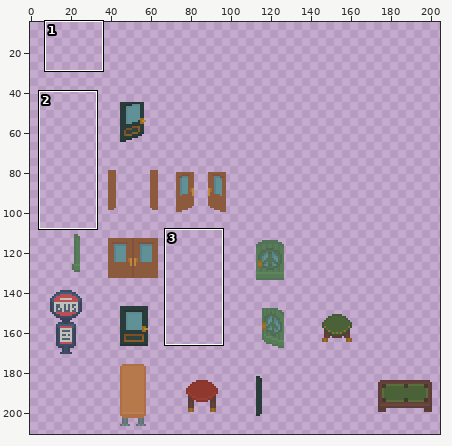
Two states of a sprite sheet, assets/sprite-atlases/interactable.png. Above: a wide view before the commit, with the close-up outlined.
Close-up. Earlier state:
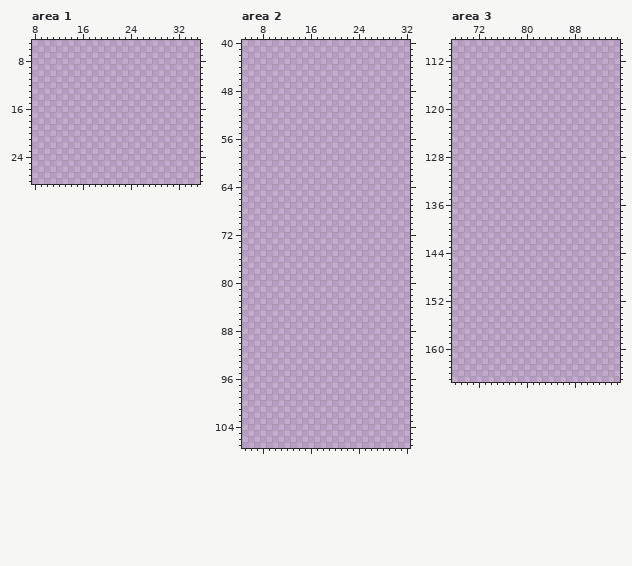
The file is 256x256 pixels. Colours within 5 levels of each other are drawn and written as one. Shown: area 1: x 8..35, y 5..28; area 2: x 5..32, y 40..107; area 3: x 68..95, y 109..165. The old version is drawn lined up with the new one. The wide view leaves out empty margins. The commit also changed other parts of the picture, which this record leaves out.
And afterwards:
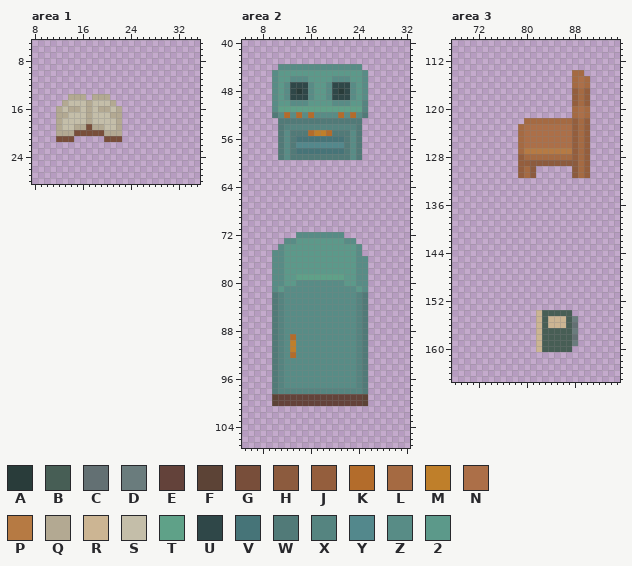
Palette (. is transparent): A #293c3a  B #475e55  C #637073  D #6a7c7d  E #63423a  F #5c4336  G #784e3a  H #8c5b3e  J #945e3d  K #b36c2b  L #a56a42  M #bf7f2a  N #ac6f48  P #b67a43  Q #b3a992  R #ccb593  S #c4bea9  T #5fa188  U #2f4748  V #467478  W #517a78  X #558480  Y #53888c  Z #588c86  2 #5c998a
Difference:
drawings rearranged on the sheet (the old picture shows each at its new place)
--- area 1
@@ x 10..24 @@
 13 ...............
-14 ...............
-15 ...............
-16 ...............
-17 ...............
-18 ...............
-19 ...............
-20 ...............
-21 ...............
+14 ....QQQ.QQQ....
+15 ...QSSSQSSSQ...
+16 ..QSQQSQSQQSQ..
+17 ..QQSSSQSSSQQ..
+18 ..QSSSSQSSSSQ..
+19 ..QSSQQGQQSSQ..
+20 ..QQQGGGGGQQQ..
+21 ..GGG.....GGG..
 22 ...............
--- area 2
@@ x 5..32 @@
  43 ............................
- 44 ............................
- 45 ............................
- 46 ............................
- 47 ............................
- 48 ............................
- 49 ............................
- 50 ............................
- 51 ............................
- 52 ............................
- 53 ............................
- 54 ............................
- 55 ............................
- 56 ............................
- 57 ............................
- 58 ............................
- 59 ............................
+ 44 ......ZZZZZZZZZZZZZZ........
+ 45 .....Z22222222222222Z.......
+ 46 .....Z22ZZZ2222ZZZ22Z.......
+ 47 .....Z2ZUUUZ22ZUUUZ2Z.......
+ 48 .....Z2ZUAUZ22ZUAUZ2Z.......
+ 49 .....Z2ZUUUZ22ZUUUZ2Z.......
+ 50 .....Z22ZZZ2222ZZZ22X.......
+ 51 .....ZTTTTTTTTTTTTTTX.......
+ 52 .....WZKZKZKZZZZKZKZW.......
+ 53 ......WWWWWWWWWWWWWW........
+ 54 ......WXXXXXXXXXXXXW........
+ 55 ......WZWWWKMMKWWWZW........
+ 56 ......WZWVVVVVVVVWZW........
+ 57 ......WZWYYYYYYYYWZW........
+ 58 ......WZWVVVVVVVVWZW........
+ 59 ......WZWWWWWWWWWWZW........
  60 ............................
@@ x 5..32 @@
  71 ............................
- 72 ............................
- 73 ............................
- 74 ............................
- 75 ............................
- 76 ............................
- 77 ............................
- 78 ............................
- 79 ............................
- 80 ............................
- 81 ............................
- 82 ............................
- 83 ............................
- 84 ............................
- 85 ............................
- 86 ............................
- 87 ............................
- 88 ............................
- 89 ............................
- 90 ............................
- 91 ............................
- 92 ............................
- 93 ............................
- 94 ............................
- 95 ............................
- 96 ............................
- 97 ............................
- 98 ............................
- 99 ............................
-100 ............................
+ 72 .........ZZZZZZZZ...........
+ 73 .......ZZ22222222ZZ.........
+ 74 ......Z222222222222Z........
+ 75 .....ZZ222222222222Z........
+ 76 .....ZZ222222222222ZZ.......
+ 77 .....ZZ222222222222ZZ.......
+ 78 .....ZZ222222222222ZZ.......
+ 79 .....ZZ22TTTTTTTT22ZZ.......
+ 80 .....ZZ22ZZZZZZZZ22ZZ.......
+ 81 .....Z2ZZZZZZZZZZZZ2Z.......
+ 82 .....WXZZZZZZZZZZZZXW.......
+ 83 .....WXZZZZZZZZZZZZXW.......
+ 84 .....WXZZZZZZZZZZZZXW.......
+ 85 .....WXZZZZZZZZZZZZXW.......
+ 86 .....WXZZZZZZZZZZZZXW.......
+ 87 .....WXZZZZZZZZZZZZXW.......
+ 88 .....WXZZZZZZZZZZZZXW.......
+ 89 .....WXZKZZZZZZZZZZXW.......
+ 90 .....WXZMZZZZZZZZZZXW.......
+ 91 .....WXZMZZZZZZZZZZXW.......
+ 92 .....WXZKZZZZZZZZZZXW.......
+ 93 .....WXZZZZZZZZZZZZXW.......
+ 94 .....WXZZZZZZZZZZZZXW.......
+ 95 .....WXZZZZZZZZZZZZXW.......
+ 96 .....WXZZZZZZZZZZZZXW.......
+ 97 .....WXZZZZZZZZZZZZXW.......
+ 98 .....WXXXXXXXXXXXXXXW.......
+ 99 .....FEEEEEEEEEEEEEEF.......
+100 .....FEEEEEEEEEEEEEEF.......
 101 ............................
--- area 3
@@ x 77..92 @@
 113 ................
-114 ................
-115 ................
-116 ................
-117 ................
-118 ................
-119 ................
-120 ................
-121 ................
-122 ................
-123 ................
-124 ................
-125 ................
-126 ................
-127 ................
-128 ................
-129 ................
-130 ................
-131 ................
+114 ...........LL...
+115 ...........LNL..
+116 ...........LNL..
+117 ...........JLJ..
+118 ...........JLJ..
+119 ...........JLJ..
+120 ...........LNL..
+121 ...........LNL..
+122 ...LLLLLLLLJLJ..
+123 ..LNNNNNNNNJLJ..
+124 ..LNNNNNNNNJLJ..
+125 ..LNNNNNNNNJLJ..
+126 ..LNNNNNNNNJLJ..
+127 ..LPPPPPPPPJLJ..
+128 ..JLLLLLLLLJLJ..
+129 ..JJHHHHHHHHLJ..
+130 ..JLH......HLJ..
+131 ..JLH......HLJ..
 132 ................
@@ x 80..90 @@
 153 ...........
-154 ...........
-155 ...........
-156 ...........
-157 ...........
-158 ...........
-159 ...........
-160 ...........
+154 ..RBBBBB...
+155 ..RBRRRBD..
+156 ..RBRRRBC..
+157 ..RBBBBBD..
+158 ..RBBBBBC..
+159 ..RBBBBBD..
+160 ..RBBBBB...
 161 ...........
